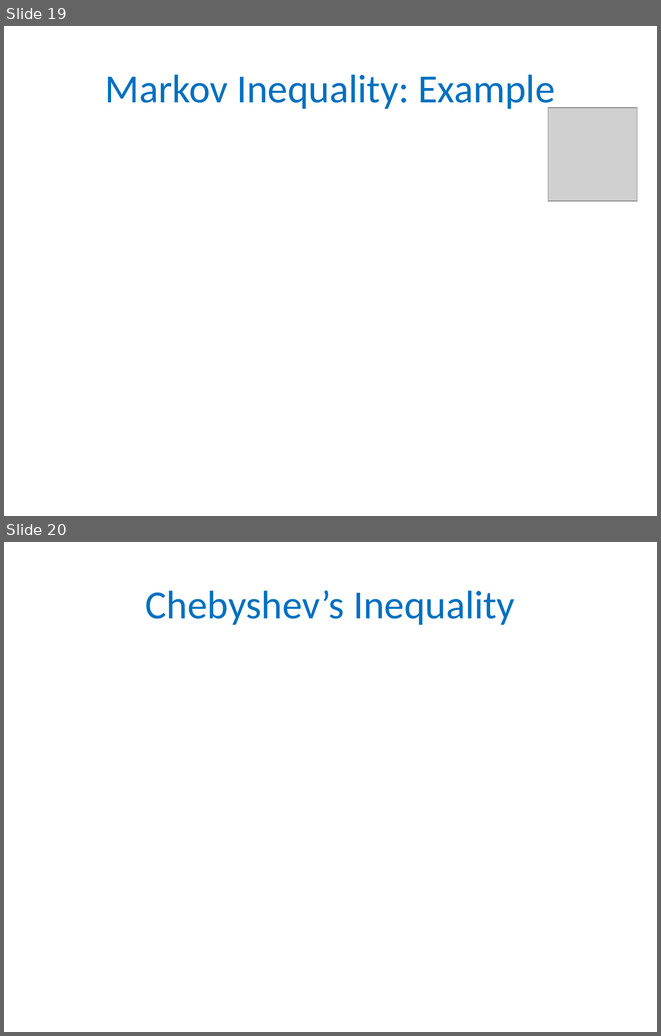
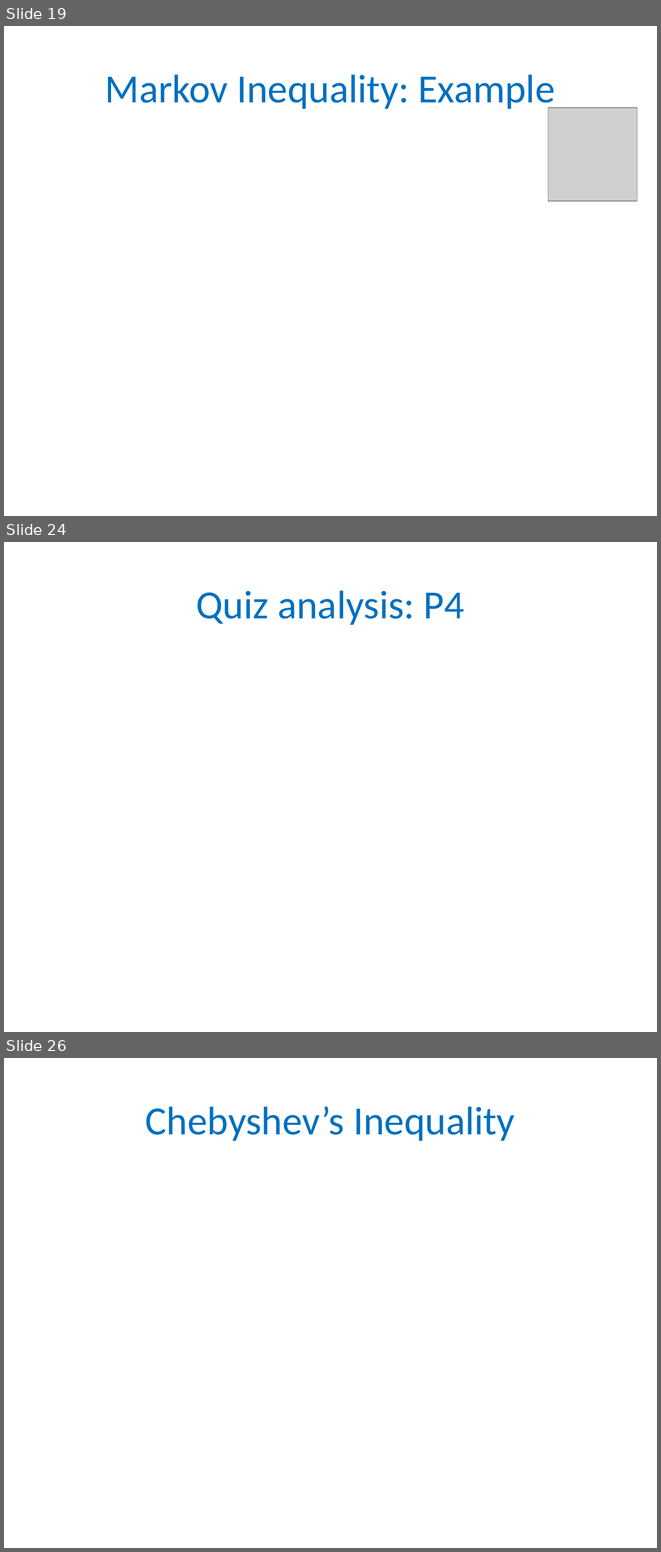
Before and after one commit to gyaroslavtsev/gyaroslavtsev.github.io, a slide deck: b609/lec01.pptx. Shown one above the other, each under a label of ours: slides 19 and 20 before the commit, slides 19, 24 and 26 after it; the slides between them are not shown. The pictures are 661x1036 and 661x1552 pixels, drawn with LibreOffice and Linux fonts; fonts in the diff are those of the drawing; grey boxes stand for pictures. Boxes give left, top, right and bottom in pixels: in the first picture for what was removed or moved away, otherwise in the second. Text is boxed around its words. In the diff, an @@ line names an element or a change of style, - is before the commit and + after.

```diff
--- a/b609/lec01.pptx
+++ b/b609/lec01.pptx
@@ slide 24 added at box(4, 542, 657, 1032), background #FFFFFF @@
@@ title added at box(196, 590, 465, 625), 44 pt, text #0070C0 @@
+Quiz analysis: P4
@@ what was slide 20 is now slide 26 @@
```
Also in this commit, not shown: 1 slide changed, 5 other slides added, 23 other files.
